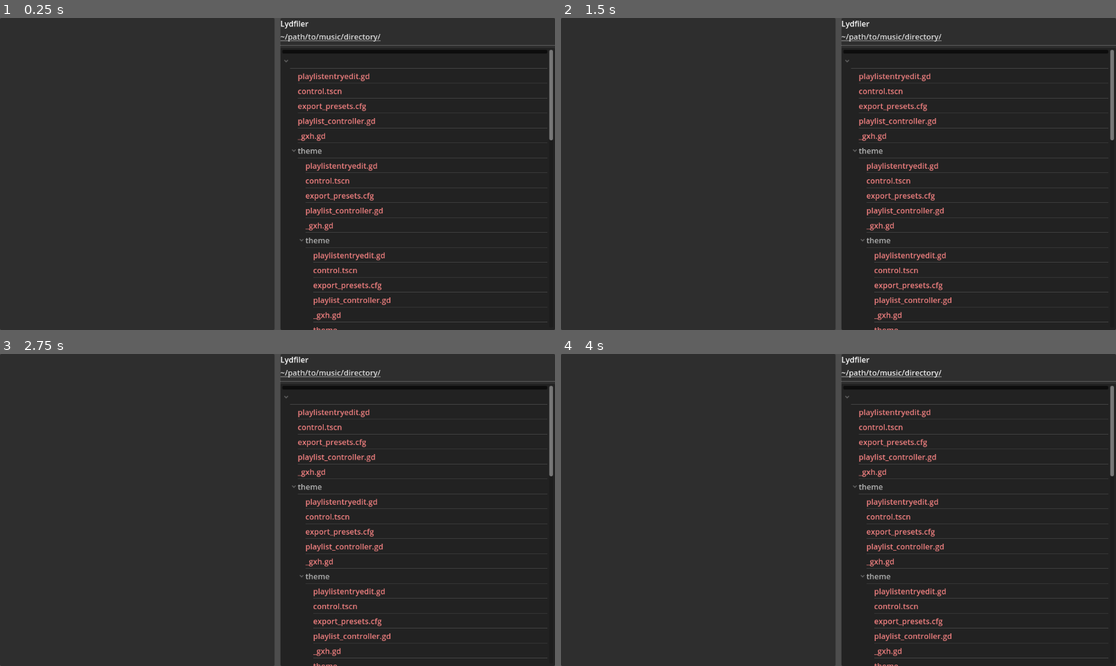
Above: before the commit, frames 1-4 (two rows, left to right).
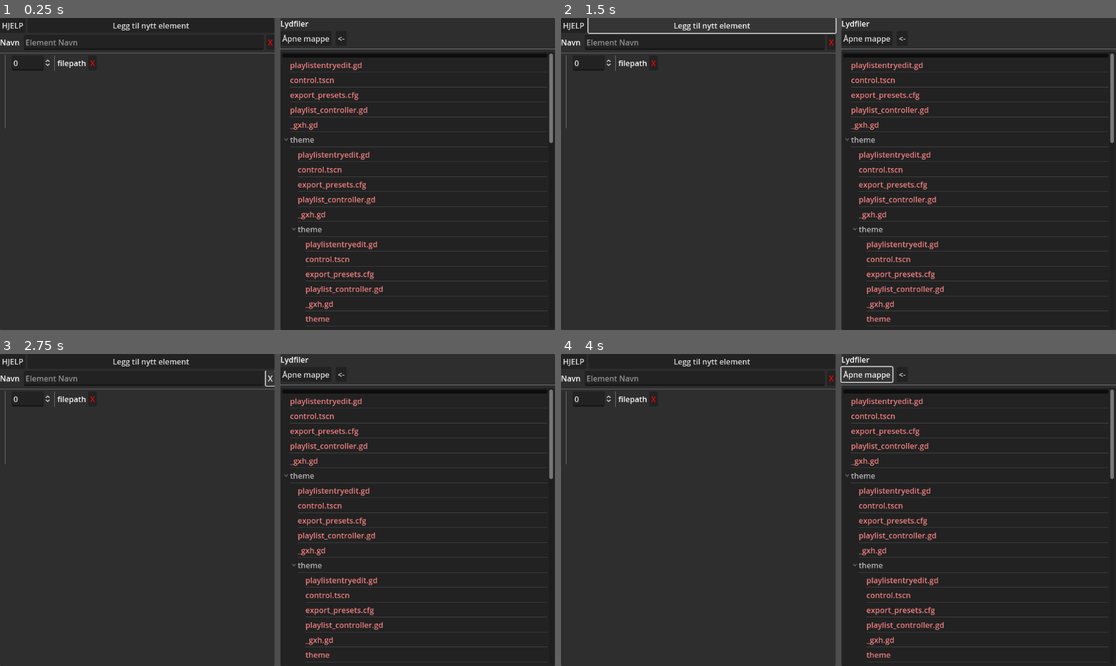
Above: after the commit, the same moments.

Repository: KvaGram/fotballklubb_music_app
Game: Godot game, scene res://settings.tscn
Same seed, same stepped clock (60 frames per second), same inputs: the game is played once before the commit and once after it. This scene is started directly instead of the project's main scene.
Inputs (mouse positions are in pixels of both pictures, inside the frame that each line leads up to):
- Up to frame 1 (0.25 s): no input
- Up to frame 2 (1.5 s): click (572, 24) at 0.5 s, where only the run after the commit has a clickable "HJELP"; click (710, 24) at 1.25 s, where only the run after the commit has a clickable "Legg til nytt element"
- Up to frame 3 (2.75 s): click (271, 378) at 2 s, where only the run after the commit has a clickable "X"
- Up to frame 4 (4 s): click (655, 397) at 2.75 s, where only the run after the commit has a clickable "X"; click (866, 375) at 3.5 s, where only the run after the commit has a clickable "Åpne mappe"

The runs differ from the first frame. In frame 1, 6.3% of the frame differs, in the area x 0-100%, y 1-100%; in frame 2, 6.6%, in the area x 0-100%, y 0-100%; in frame 3, 6.3%; in frame 4, 6.4%.
Error before the commit: Invalid access to property or key 'parent' on a base object of type 'TreeItem'. (res://LydspillerSettings.gd:75)
Error after the commit: Invalid access to property or key 'parent' on a base object of type 'TreeItem'. (res://LydspillerSettings.gd:85)

Commit message:
initial structure for element editor

Diff:
--- a/LydspillerSettings.gd
+++ b/LydspillerSettings.gd
@@ -23,8 +23,7 @@
 	else:
 		pass #todo start editing a new playlist? I don't know.. something, I guess.
 
-
-func popTreeRecursive(depth:int, localdir:DirAccess, branch:TreeItem):
+func popTreeRecursive(depth:int, localdir:DirAccess, parent:TreeItem):
 	localdir.list_dir_begin()
 	var end:bool = depth >= max_filedepth
 	while true:
@@ -37,7 +36,7 @@
 		if ignore_nonmusic and not isAudio and not isDir:
 			#Skip if not a directory nor supported audiofile
 			continue
-		var child:TreeItem = branch.create_child()
+		var child:TreeItem = parent.create_child()
 		child.set_text(0, f)
 		if localdir.current_is_dir():
 			if end:
@@ -57,19 +56,41 @@
 func openDir(path):
 	%Tree.clear()
 	var localDir:DirAccess = DirAccess.open(path)
-	var stem:TreeItem = %Tree.create_item()
-	stem.set_text(0, path)
-	popTreeRecursive(0, localDir, stem)
-
+	var root:TreeItem = %Tree.create_item()
+	%txtRootName.text = path
+	root.set_text(0, path)
+	popTreeRecursive(0, localDir, root)
 
 func _on_tree_item_activated():
 	var item:TreeItem = %Tree.get_selected()
 	if not item:
 		return
-	print( getpathTreeitem(item))
+	activateItem(item)
 
-#Recursively gets the full path of a TreeItem, presuming text index 0 is the file/dir name, and root/stem contains full a valid path.
+func activateItem(item:TreeItem):
+	var path = getpathTreeitem(item)
+	if path.get_extension() in SUPPORTED:
+		pass #add to active element
+	else:
+		#Presume it is a folder, attempt to navigate to it
+		var dir:DirAccess = DirAccess.open(path)
+		if dir:
+			openDir(dir.get_current_dir())
+
+
+#Recursively gets the full path of a TreeItem, presuming text index 0 is the file/dir name, and root contains full a valid path.
 func getpathTreeitem(item:TreeItem)-> String:
 	if not item:
 		return ""
 	return getpathTreeitem(item.parent).path_join(item.get_text(0))
+#opens file dialog to load a new directory
+func _on_btn_load_dir_pressed():
+	%FileDialog.popup_centered(200,200)
+#redirecting to openDir. Kept seperate in case of future input sanitizing is needed.
+func _on_file_dialog_dir_selected(path):
+	openDir(path)
+func _on_btn_up_one_dir_pressed():
+	var dir:DirAccess = DirAccess.open(dir)
+	if dir.change_dir(".."):
+		openDir(dir.get_current_dir())
+	pass # Replace with function body.
--- a/playlistentryedit.gd
+++ b/playlistentryedit.gd
@@ -4,10 +4,12 @@
 var _path:String
 
 signal delete(index:int)
+signal move(fromIndex:int, toIndex:int)
 
 func set_index(index:int):
 	_index = index
 	%Index.text = "[%0d]"%[index+1] #UI counts from 1, internally count from 0
+	%SpinBoxIndex.value = index + 1
 
 func set_path(path:String):
 	_path = path
@@ -16,3 +18,8 @@
 
 func _on_delete_pressed():
 	emit_signal("delete", _index)
+
+
+func _on_spin_box_index_value_changed(value):
+	var v:int = int(value -1)
+	emit_signal("move", _index, v)
--- a/playlistentryedit.tscn
+++ b/playlistentryedit.tscn
@@ -11,14 +11,13 @@
 size_flags_horizontal = 3
 script = ExtResource("1_w275w")
 
-[node name="Delete" type="Button" parent="."]
+[node name="SpinBoxIndex" type="SpinBox" parent="."]
+unique_name_in_owner = true
 layout_mode = 2
-size_flags_horizontal = 8
-theme_override_colors/font_color = Color(1, 0, 0, 1)
-text = "SLETT"
 
 [node name="Index" type="Label" parent="."]
 unique_name_in_owner = true
+visible = false
 layout_mode = 2
 size_flags_horizontal = 0
 text = "0"
@@ -32,4 +31,11 @@
 layout_mode = 2
 text = "filepath"
 
+[node name="Delete" type="Button" parent="."]
+layout_mode = 2
+size_flags_horizontal = 8
+theme_override_colors/font_color = Color(1, 0, 0, 1)
+text = "X"
+
+[connection signal="value_changed" from="SpinBoxIndex" to="." method="_on_spin_box_index_value_changed"]
 [connection signal="pressed" from="Delete" to="." method="_on_delete_pressed"]
--- a/settings.tscn
+++ b/settings.tscn
@@ -1,6 +1,7 @@
-[gd_scene load_steps=2 format=3 uid="uid://dg6iach1bgv3r"]
+[gd_scene load_steps=3 format=3 uid="uid://dg6iach1bgv3r"]
 
 [ext_resource type="Script" path="res://LydspillerSettings.gd" id="1_a3lb4"]
+[ext_resource type="PackedScene" uid="uid://dsf7tou3a10bh" path="res://playlistentryedit.tscn" id="2_lqo5b"]
 
 [node name="Settings" type="Control"]
 layout_mode = 3
@@ -27,6 +28,79 @@
 layout_mode = 2
 size_flags_horizontal = 3
 
+[node name="VBoxContainer" type="VBoxContainer" parent="VBoxContainer/HSplitContainer/Panel"]
+layout_mode = 1
+anchors_preset = 15
+anchor_right = 1.0
+anchor_bottom = 1.0
+grow_horizontal = 2
+grow_vertical = 2
+
+[node name="HBoxContainer" type="HBoxContainer" parent="VBoxContainer/HSplitContainer/Panel/VBoxContainer"]
+layout_mode = 2
+
+[node name="btnHelp" type="Button" parent="VBoxContainer/HSplitContainer/Panel/VBoxContainer/HBoxContainer"]
+layout_mode = 2
+text = "HJELP"
+
+[node name="Button" type="Button" parent="VBoxContainer/HSplitContainer/Panel/VBoxContainer/HBoxContainer"]
+layout_mode = 2
+size_flags_horizontal = 3
+text = "Legg til nytt element"
+
+[node name="ScrollContainer" type="ScrollContainer" parent="VBoxContainer/HSplitContainer/Panel/VBoxContainer"]
+layout_mode = 2
+size_flags_vertical = 3
+
+[node name="VBoxContainer" type="VBoxContainer" parent="VBoxContainer/HSplitContainer/Panel/VBoxContainer/ScrollContainer"]
+layout_mode = 2
+size_flags_horizontal = 3
+
+[node name="ElementboxEdit" type="VBoxContainer" parent="VBoxContainer/HSplitContainer/Panel/VBoxContainer/ScrollContainer/VBoxContainer"]
+layout_mode = 2
+
+[node name="Actions" type="HBoxContainer" parent="VBoxContainer/HSplitContainer/Panel/VBoxContainer/ScrollContainer/VBoxContainer/ElementboxEdit"]
+layout_mode = 2
+
+[node name="Label" type="Label" parent="VBoxContainer/HSplitContainer/Panel/VBoxContainer/ScrollContainer/VBoxContainer/ElementboxEdit/Actions"]
+layout_mode = 2
+text = "Navn "
+
+[node name="LineEdit" type="LineEdit" parent="VBoxContainer/HSplitContainer/Panel/VBoxContainer/ScrollContainer/VBoxContainer/ElementboxEdit/Actions"]
+layout_mode = 2
+size_flags_horizontal = 3
+placeholder_text = "Element Navn"
+
+[node name="Button" type="Button" parent="VBoxContainer/HSplitContainer/Panel/VBoxContainer/ScrollContainer/VBoxContainer/ElementboxEdit/Actions"]
+layout_mode = 2
+theme_override_colors/font_color = Color(1, 0, 0, 1)
+text = "X"
+
+[node name="HSeparator" type="HSeparator" parent="VBoxContainer/HSplitContainer/Panel/VBoxContainer/ScrollContainer/VBoxContainer/ElementboxEdit"]
+layout_mode = 2
+
+[node name="HBoxContainer" type="HBoxContainer" parent="VBoxContainer/HSplitContainer/Panel/VBoxContainer/ScrollContainer/VBoxContainer/ElementboxEdit"]
+layout_mode = 2
+
+[node name="VSeparator" type="VSeparator" parent="VBoxContainer/HSplitContainer/Panel/VBoxContainer/ScrollContainer/VBoxContainer/ElementboxEdit/HBoxContainer"]
+custom_minimum_size = Vector2(20, 0)
+layout_mode = 2
+
+[node name="boxContent" type="VBoxContainer" parent="VBoxContainer/HSplitContainer/Panel/VBoxContainer/ScrollContainer/VBoxContainer/ElementboxEdit/HBoxContainer"]
+layout_mode = 2
+size_flags_horizontal = 3
+size_flags_stretch_ratio = 1.28
+
+[node name="ScrollContainer" type="ScrollContainer" parent="VBoxContainer/HSplitContainer/Panel/VBoxContainer/ScrollContainer/VBoxContainer/ElementboxEdit/HBoxContainer/boxContent"]
+custom_minimum_size = Vector2(0, 150)
+layout_mode = 2
+
+[node name="boxList" type="VBoxContainer" parent="VBoxContainer/HSplitContainer/Panel/VBoxContainer/ScrollContainer/VBoxContainer/ElementboxEdit/HBoxContainer/boxContent/ScrollContainer"]
+layout_mode = 2
+
+[node name="playlistentryedit" parent="VBoxContainer/HSplitContainer/Panel/VBoxContainer/ScrollContainer/VBoxContainer/ElementboxEdit/HBoxContainer/boxContent/ScrollContainer/boxList" instance=ExtResource("2_lqo5b")]
+layout_mode = 2
+
 [node name="Panel2" type="Panel" parent="VBoxContainer/HSplitContainer"]
 layout_mode = 2
 size_flags_horizontal = 3
@@ -43,9 +117,22 @@
 layout_mode = 2
 text = "Lydfiler"
 
-[node name="Label2" type="LinkButton" parent="VBoxContainer/HSplitContainer/Panel2/VBoxContainer"]
+[node name="HBoxContainer" type="HBoxContainer" parent="VBoxContainer/HSplitContainer/Panel2/VBoxContainer"]
+layout_mode = 2
+
+[node name="btnLoadDir" type="Button" parent="VBoxContainer/HSplitContainer/Panel2/VBoxContainer/HBoxContainer"]
+layout_mode = 2
+text = "Åpne mappe"
+
+[node name="txtRootName" type="Label" parent="VBoxContainer/HSplitContainer/Panel2/VBoxContainer/HBoxContainer"]
+unique_name_in_owner = true
 layout_mode = 2
 text = "~/path/to/music/directory/"
+
+[node name="btnUpOneDir" type="Button" parent="VBoxContainer/HSplitContainer/Panel2/VBoxContainer/HBoxContainer"]
+unique_name_in_owner = true
+layout_mode = 2
+text = "<-"
 
 [node name="HSeparator" type="HSeparator" parent="VBoxContainer/HSplitContainer/Panel2/VBoxContainer"]
 layout_mode = 2
@@ -55,5 +142,25 @@
 layout_mode = 2
 size_flags_vertical = 3
 column_titles_visible = true
+hide_root = true
 
+[node name="FileDialog" type="FileDialog" parent="."]
+unique_name_in_owner = true
+title = "Open a Directory"
+size = Vector2i(591, 162)
+ok_button_text = "Select This Folder"
+file_mode = 2
+access = 2
+
+[node name="Help" type="AcceptDialog" parent="."]
+unique_name_in_owner = true
+title = "hjelp"
+size = Vector2i(700, 500)
+dialog_text = "Velkommen til lydspiller redigering. Dette vinduet er delt i to. På venstre side styrer du hvilke elementer som skal vises på spillemenyen, og på høyre side navigerer du frem til filer du ønsker å bruke.
+"
+dialog_autowrap = true
+
+[connection signal="pressed" from="VBoxContainer/HSplitContainer/Panel2/VBoxContainer/HBoxContainer/btnLoadDir" to="." method="_on_btn_load_dir_pressed"]
+[connection signal="pressed" from="VBoxContainer/HSplitContainer/Panel2/VBoxContainer/HBoxContainer/btnUpOneDir" to="." method="_on_btn_up_one_dir_pressed"]
 [connection signal="item_activated" from="VBoxContainer/HSplitContainer/Panel2/VBoxContainer/Tree" to="." method="_on_tree_item_activated"]
+[connection signal="dir_selected" from="FileDialog" to="." method="_on_file_dialog_dir_selected"]
